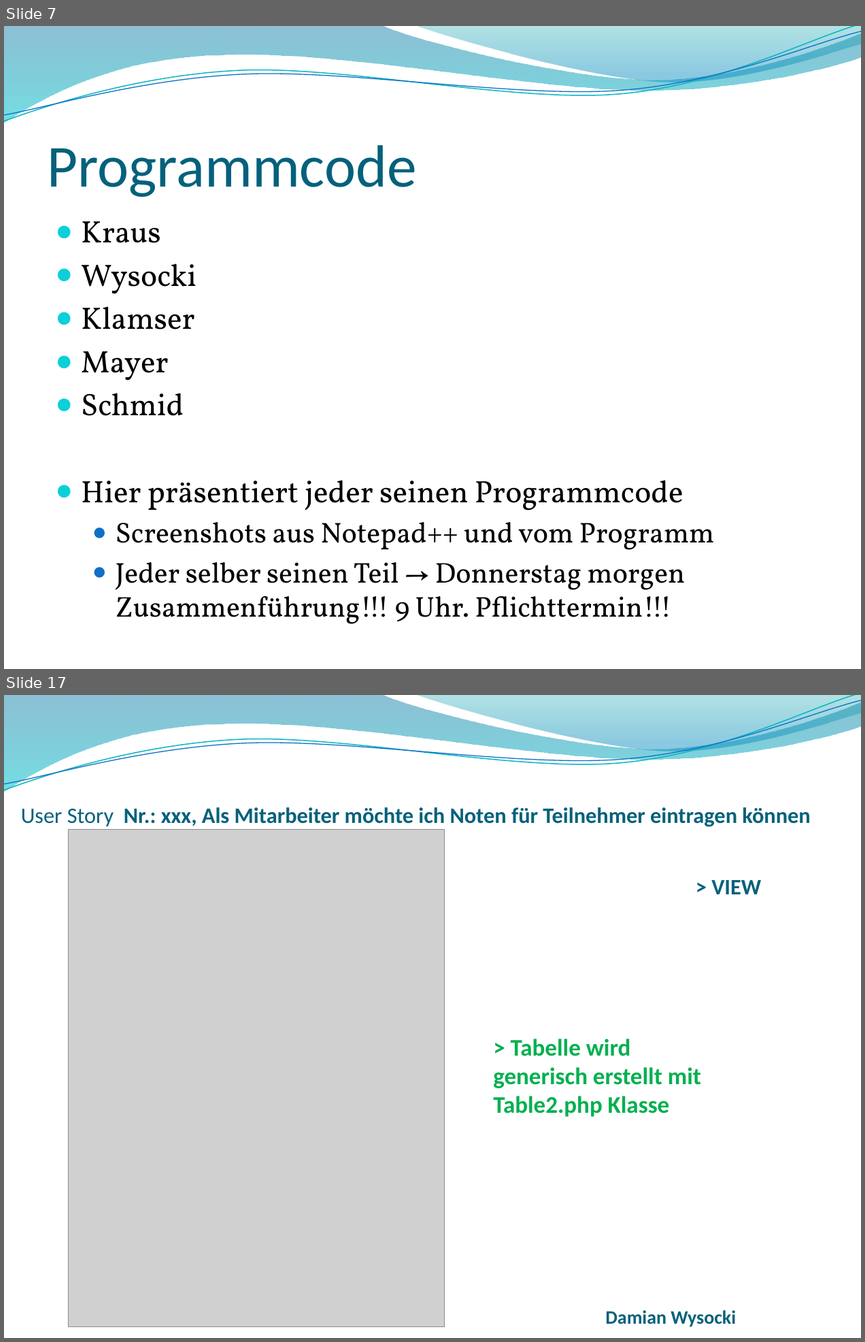
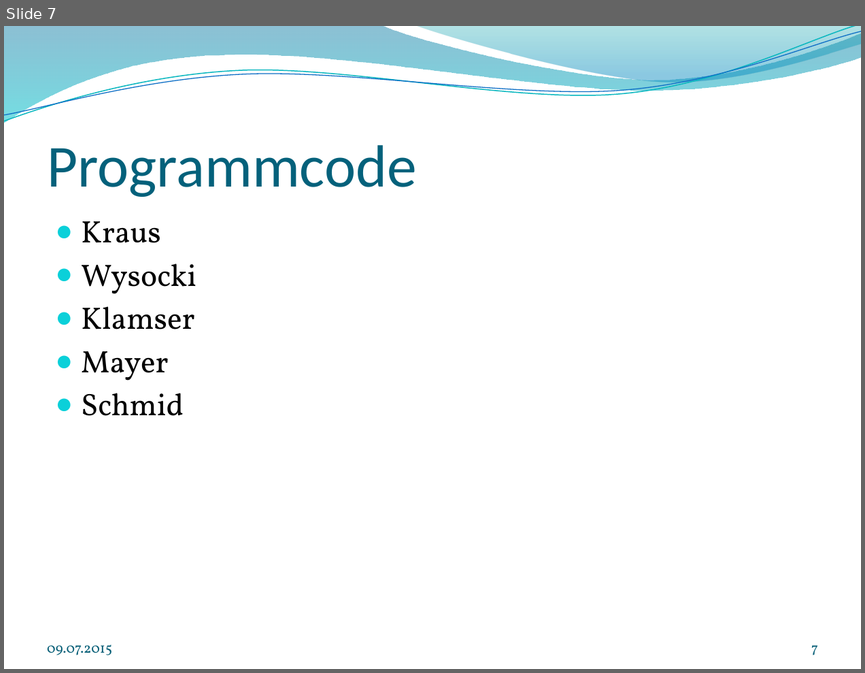
Before and after one commit to wf5ss2015/wfprj, a slide deck: Lehrveranstaltungsmanagement_Präsentation.pptx. Shown one above the other, each under a label of ours: slides 7 and 17 before the commit, slide 7 after it; the slides between them are not shown. The pictures are 865x1342 and 865x673 pixels, drawn with LibreOffice and Linux fonts; fonts in the diff are those of the drawing; grey boxes stand for pictures; background and template pictures are left out. Boxes give left, top, right and bottom in pixels: in the first picture for what was removed or moved away, otherwise in the second. Text is boxed around its words. In the diff, an @@ line names an element or a change of style, - is before the commit and + after.

```diff
--- a/Lehrveranstaltungsmanagement_Präsentation.pptx
+++ b/Lehrveranstaltungsmanagement_Präsentation.pptx
@@ slide 17 removed at (4,695,861,1338), background picture (left out); not listed: 4 template elements that a slide beside it also shows @@
@@ text removed at (21,807,810,827) @@
-User Story Nr.: xxx, Als Mitarbeiter möchte ich Noten für Teilnehmer eintragen können
@@ picture removed at (68,830,445,1327) @@
@@ text removed at (711,880,761,894) @@
-> VIEW
@@ text removed at (493,1038,701,1117) @@
-> Tabelle wird generisch erstellt mit Table2.php Klasse
@@ text removed at (605,1310,736,1327) @@
-Damian Wysocki
@@ slide 7 changed as well @@
@@ text at (81,480,715,624): paragraphs removed @@
-● Hier präsentiert jeder seinen Programmcode
-  ● Screenshots aus Notepad++ und vom Programm
-  ● Jeder selber seinen Teil → Donnerstag morgen Zusammenführung!!! 9 Uhr. Pflichttermin!!!
@@ text added at (47,644,112,655), 12 pt, text #045D75 @@
+09.07.2015
@@ page number added at (811,645,818,655), 12 pt, text #045D75 @@
+7
```
Also in this commit, not shown: 7 other slides changed, 42 slides added, 14 other slides removed, 1 other file.
